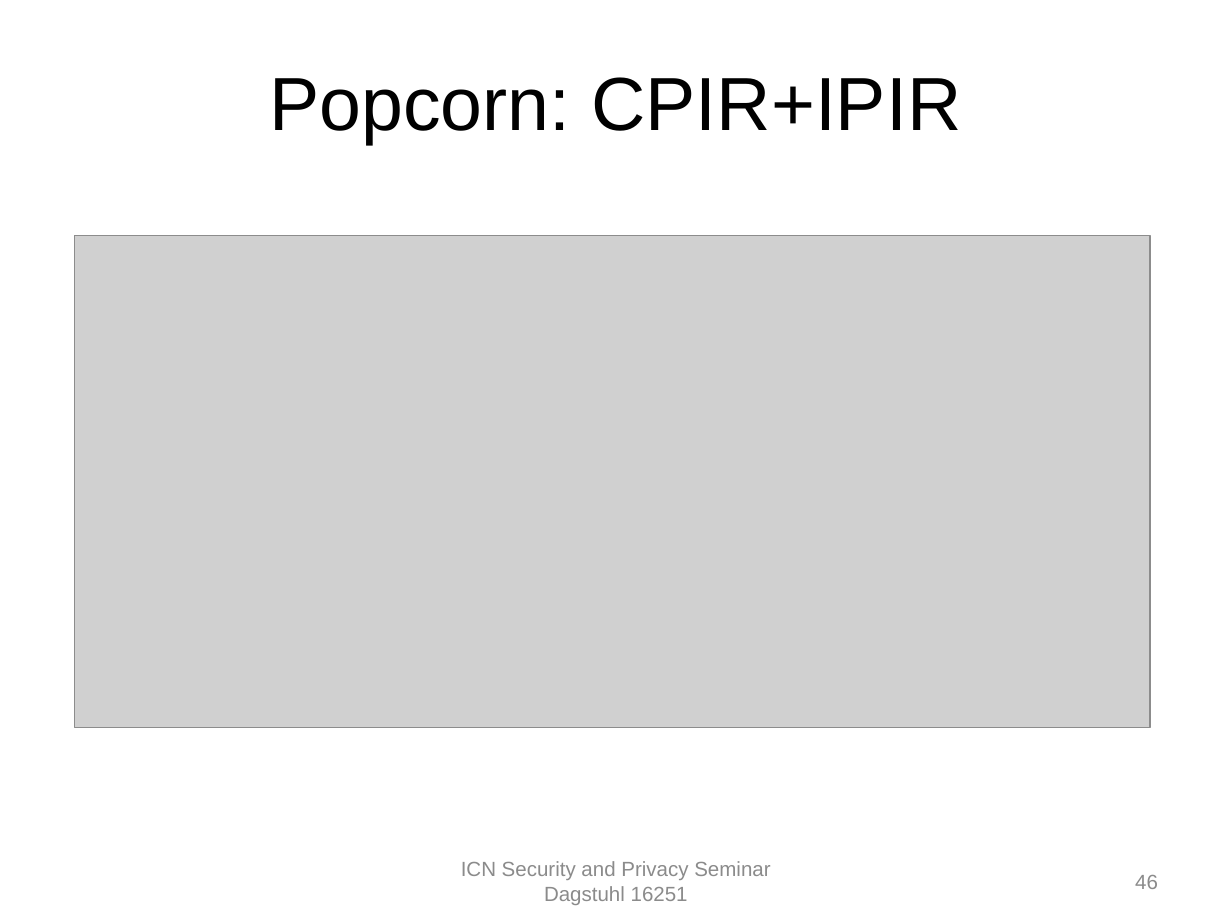
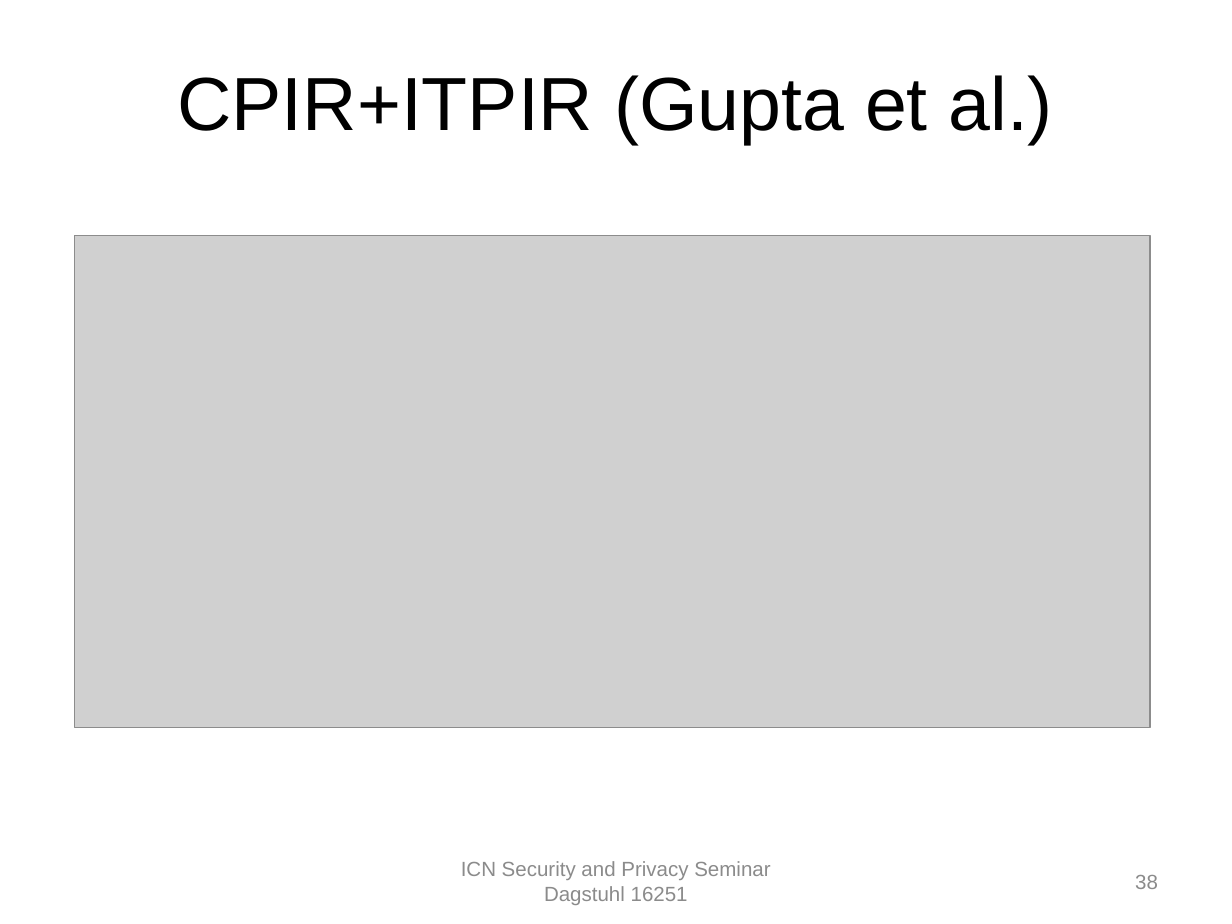
Before and after one commit to chris-wood/dagstuhl16-icn-privacy, a slide deck: slide 38 of talks/crypto_overview.pptx (slide 46 before the commit). Drawn at 1232x924 pixels with LibreOffice and Linux fonts; fonts in the diff are those of the drawing; grey boxes stand for pictures; background and template pictures are left out. Boxes give left, top, right and bottom in pixels: in the first picture for what was removed or moved away, otherwise in the second. Text is boxed around its words. In the diff, an @@ line names an element or a change of style, - is before the commit and + after.

```diff
--- a/talks/crypto_overview.pptx
+++ b/talks/crypto_overview.pptx
@@ title at [177, 75, 1053, 145]: text changed @@
-Popcorn: CPIR+IPIR
+CPIR+ITPIR (Gupta et al.)
@@ page number at [1135, 875, 1158, 889]: text changed @@
-46
+38
```
Also in this commit, not shown: 27 other slides changed, 3 slides added, 14 slides removed.
